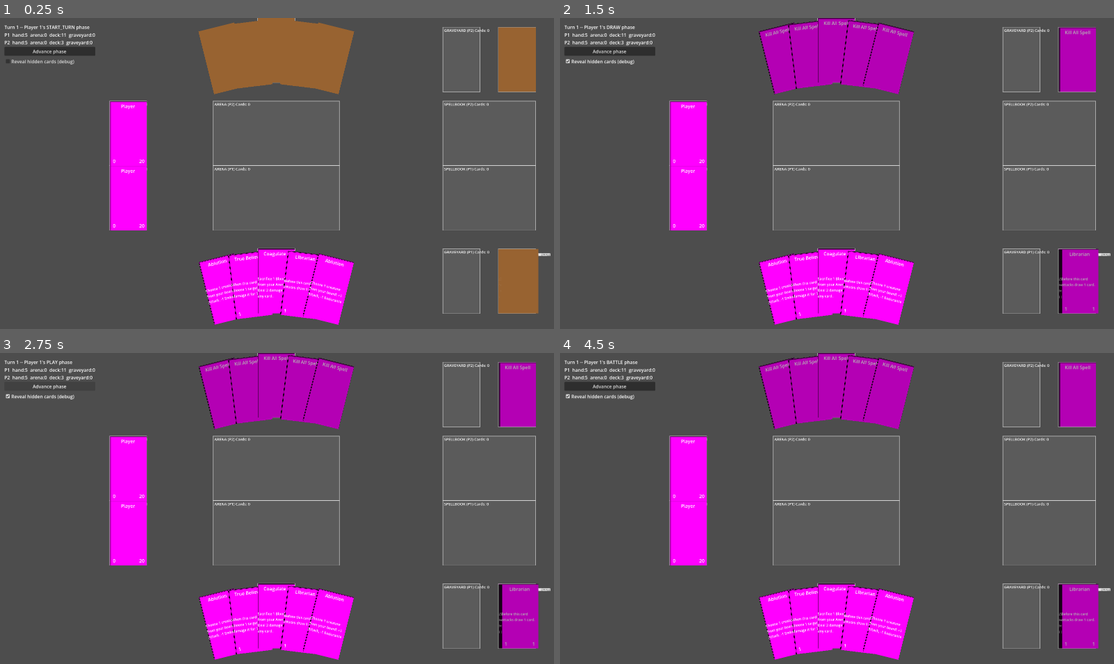
Above: before the commit, frames 1-4 (two rows, left to right).
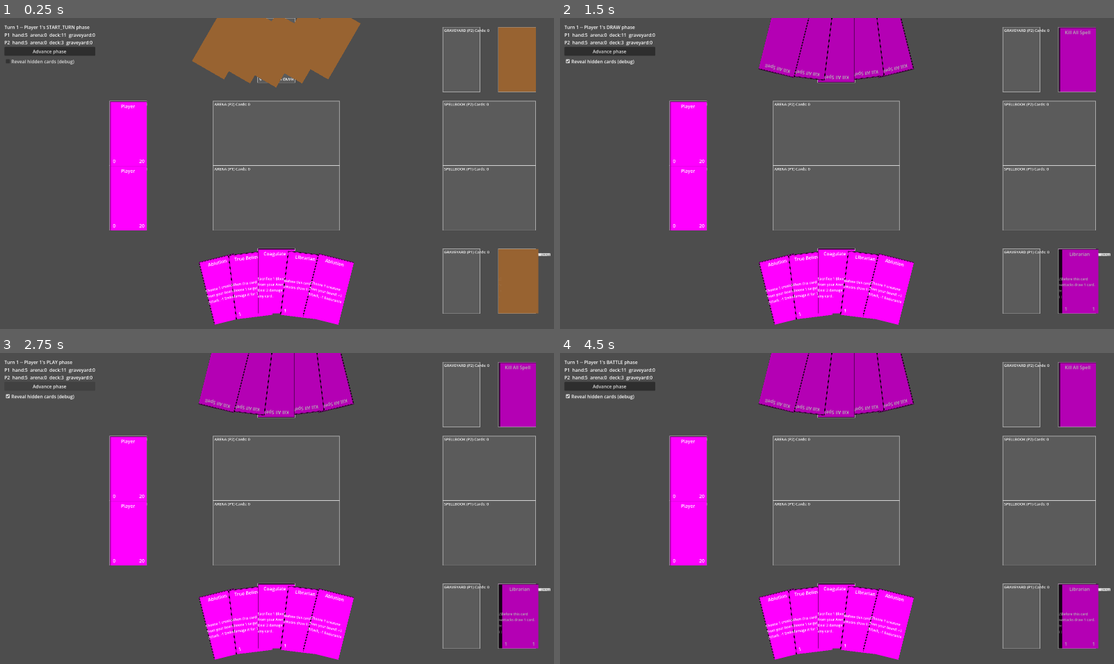
Above: after the commit, the same moments.

Repository: KT0mi/KT0mi_Card_Game_Godot
Game: Godot game, scene res://Scenes/TestScene.tscn
Same seed, same stepped clock (60 frames per second), same inputs: the game is played once before the commit and once after it.
Inputs:
- Up to frame 1 (0.25 s): no input
- Up to frame 2 (1.5 s): click "Advance phase" at 0.5 s; click "Reveal hidden cards (debug)" at 1.25 s
- Up to frame 3 (2.75 s): click "Advance phase" at 2 s
- Up to frame 4 (4.5 s): click "Reveal hidden cards (debug)" at 2.75 s; click "Advance phase" at 3.5 s; click "Reveal hidden cards (debug)" at 4.25 s

The runs differ from the first frame. In frame 1, 1.6% of the frame differs, in the area x 34-66%, y 0-25%; in frame 2, 2.1%, in the area x 35-64%, y 0-25%; in frame 3, 2.1%; in frame 4, 2.1%.

Commit message:
Fixed bugs and added temporary debug messages

Diff:
--- a/Scenes/TestScene.tscn
+++ b/Scenes/TestScene.tscn
@@ -62,6 +62,7 @@
 
 [node name="P2Hand" parent="." unique_id=1733684403 instance=ExtResource("2_8k7wh")]
 position = Vector2(960, 112)
+rotation = 3.1415927
 capacity = -1
 owner_is_player_one = false
 zone_type = 0
--- a/Scripts/EnemyAI/AIController.gd
+++ b/Scripts/EnemyAI/AIController.gd
@@ -22,6 +22,9 @@
 	if phase == TurnController.Phase.PLAY:
 		await _take_play_phase_actions()
 
+	await get_tree().create_timer(1).timeout
+	await TurnController.advance_phase()
+
 func _take_play_phase_actions() -> void:
 	var ai := _ai_player()
 	#No strategy at all: try every card currently in hand once, in order,
--- a/Scripts/SceneScripts/MatchController.gd
+++ b/Scripts/SceneScripts/MatchController.gd
@@ -29,6 +29,7 @@
 func _ready() -> void:
 	_build_debug_ui()
 	ChoiceManager.choice_requested.connect(_on_choice_requested)
+	TurnController.phase_changed.connect(func(phase, player) -> void: _refresh_ui())
 	await _setup_players()
 	await TurnController.start_match()
 	_refresh_ui()
@@ -109,8 +110,8 @@
 	]
 
 func _on_choice_requested(req: ChoiceRequest) -> void:
-	if req.requesting_player != GameState.local_player:
-		return
+	#if req.requesting_player != GameState.local_player:
+	#	return
 
 	if _choice_panel:
 		_choice_panel.queue_free()
@@ -121,7 +122,11 @@
 	_canvas.add_child(_choice_panel)
 
 	var label := Label.new()
-	label.text = "%s (Pick %d-%d)" % [req.prompt, req.min_count, req.max_count]
+	label.text = "Player %s: %s (Pick %d-%d)" % [
+		"1" if req.requesting_player == GameState.player_one else "2",
+		req.prompt,
+		req.min_count,
+		req.max_count]
 	_choice_panel.add_child(label)
 
 	for option in req.options:
--- a/project.godot
+++ b/project.godot
@@ -29,6 +29,7 @@
 ChoiceManager="*uid://o4tlmm8e4i2s"
 DebugSettings="*uid://bo3is8qxf443k"
 CardMutationPipeline="*uid://d1gj7coote1o2"
+AiController="*uid://d2ebkkl6d4aw2"
 
 [display]
 
